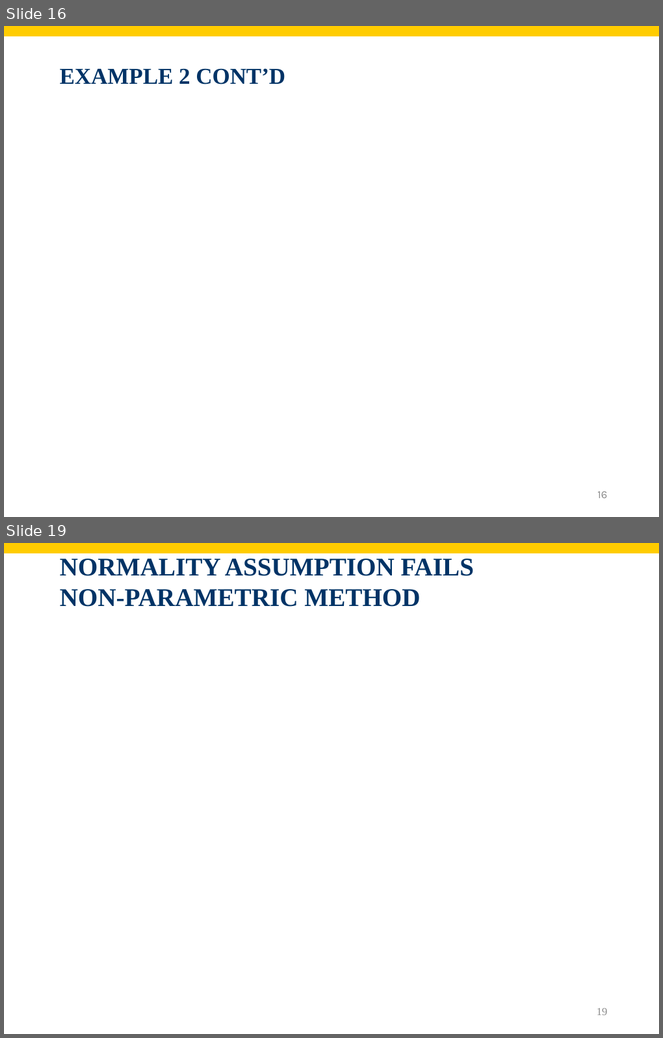
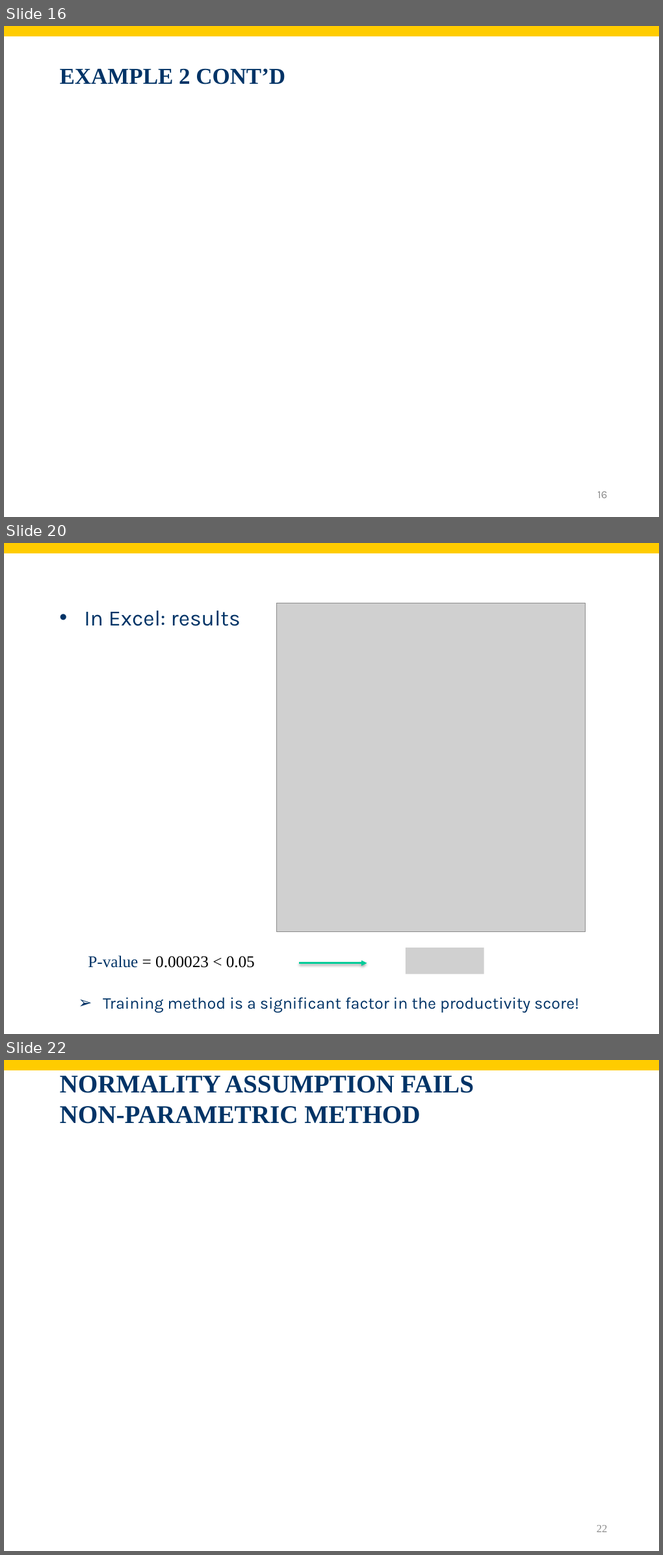
Before and after one commit to shnezam/BUAD1560, a slide deck: slides/pdf/Chapt13.pptx. Shown one above the other, each under a label of ours: slides 16 and 19 before the commit, slides 16, 20 and 22 after it; the slides between them are not shown. The pictures are 663x1038 and 663x1555 pixels, drawn with LibreOffice and Linux fonts; fonts in the diff are those of the drawing; grey boxes stand for pictures; background and template pictures are left out. Boxes give left, top, right and bottom in pixels: in the first picture for what was removed or moved away, otherwise in the second. Text is boxed around its words. In the diff, an @@ line names an element or a change of style, - is before the commit and + after.

```diff
--- a/slides/pdf/Chapt13.pptx
+++ b/slides/pdf/Chapt13.pptx
@@ slide 20 added at (x1=4, y1=543, x2=659, y2=1034), background #FFFFFF; not listed: 1 template element that a slide beside it also shows @@
@@ text added at (x1=84, y1=611, x2=241, y2=626), 24 pt, text #003366 @@
+• In Excel: results
@@ picture added at (x1=277, y1=603, x2=586, y2=932) @@
@@ picture added at (x1=406, y1=948, x2=484, y2=974) @@
@@ text added at (x1=88, y1=956, x2=255, y2=968), 18 pt, text #000000 @@
+P-value = 0.00023 < 0.05
@@ arrow added from (300, 964) to (367, 964), #00CC99 2 pt @@
@@ text added at (x1=103, y1=997, x2=579, y2=1014), 18 pt, text #003366 @@
+  ➢ Training method is a significant factor in the productivity score!
@@ what was slide 19 is now slide 22 @@
@@ page number at (x1=597, y1=1525, x2=608, y2=1533): text changed @@
-19
+22
```
Also in this commit, not shown: 7 slides changed, 6 other slides added, 4 slides removed, 1 other file.
